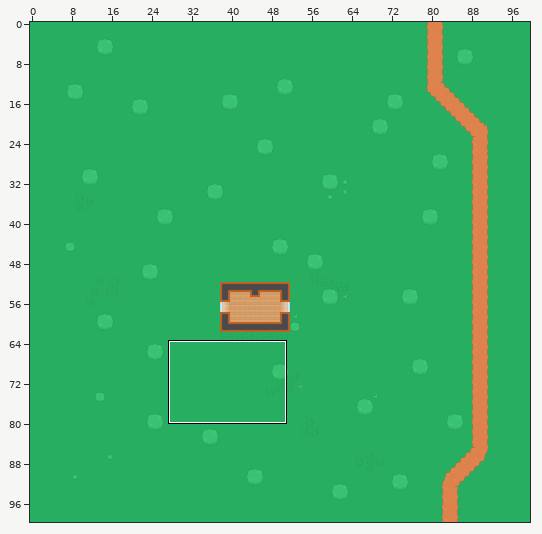
An edit to a level. Tiled map, TiledTmxRenderer_Raylib/assets/test.tmx. The picture above shows the old version from afar; the outline marks the close-up.
Close-up. As it was:
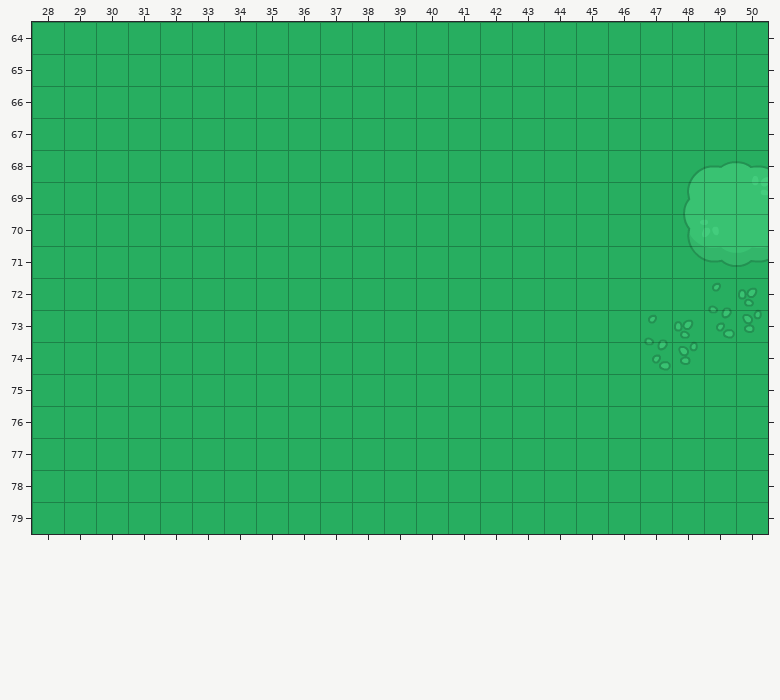
Cells are 32x32 px. Shown: x 28..50, y 64..79.
And afterwards:
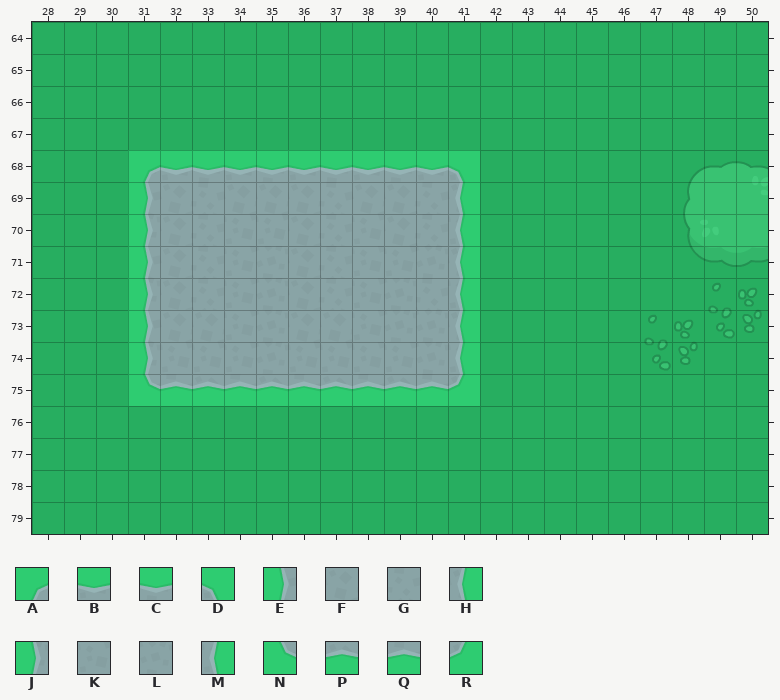
Key: from "towerDefense_tilesheet": A 343, B 344, C 345, D 346, E 389, F 390, G 391, H 392, J 435, K 436, L 437, M 438, N 481, P 482, Q 483, R 484.
_ is an empty cell.
Edits made:
Layer "Ground2":
Tile A is added in row 68 at x 31.
Tile B is added in row 68 at x 32, 34, 36, 38 and 40.
Tile C is added in row 68 at x 33, 35, 37 and 39.
Tile D is added in row 68 at x 41.
Tile E is added in row 69 at x 31; in row 71 at x 31; in row 73 at x 31.
Tile F is added in row 69 at x 32, 34 to 36 and 38 to 39; in row 70 at x 32, 36 and 39; in rows 71 to 72 at x 32 and 36; in row 73 at x 32 to 33 and 36 to 37.
Tile G is added in rows 69 to 70 at x 33, 37 and 40; in row 71 at x 33 and 37; in row 72 at x 33, 37 and 40.
Tile H is added in row 69 at x 41; in row 71 at x 41; in row 73 at x 41.
Tile J is added in row 70 at x 31; in row 72 at x 31; in row 74 at x 31.
Tile K is added in row 70 at x 34 to 35 and 38; in row 71 at x 34 and 38 to 39; in rows 72 to 73 at x 34 and 38; in row 74 at x 32 to 34 and 36 to 39.
Tile L is added in row 71 at x 35 and 40; in row 72 at x 35 and 39; in row 73 at x 35 and 39 to 40; in row 74 at x 35 and 40.
Tile M is added in row 70 at x 41; in row 72 at x 41; in row 74 at x 41.
Tile N is added in row 75 at x 31.
Tile P is added in row 75 at x 33, 35, 37 and 39.
Tile Q is added in row 75 at x 32, 34, 36, 38 and 40.
Tile R is added in row 75 at x 41.
Where, in picture pixels (left, top, right, bottom), the same in both close-ups:
added: (128, 150, 480, 406)
